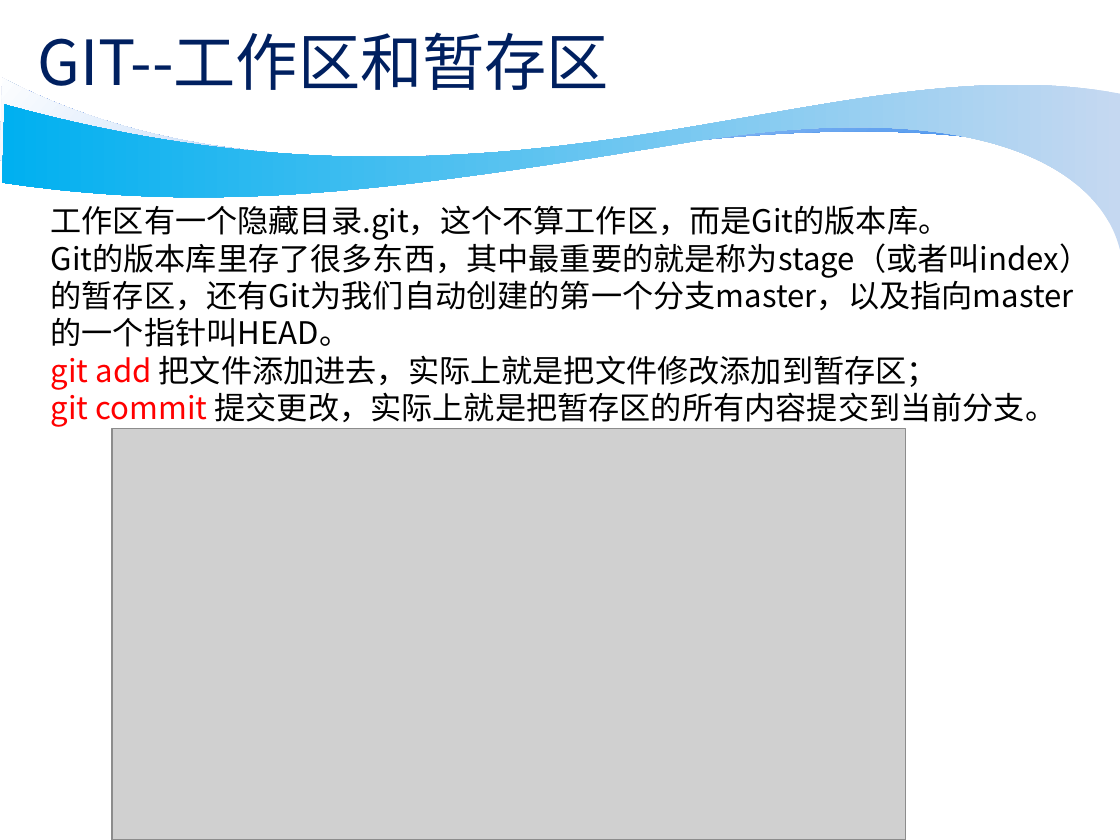
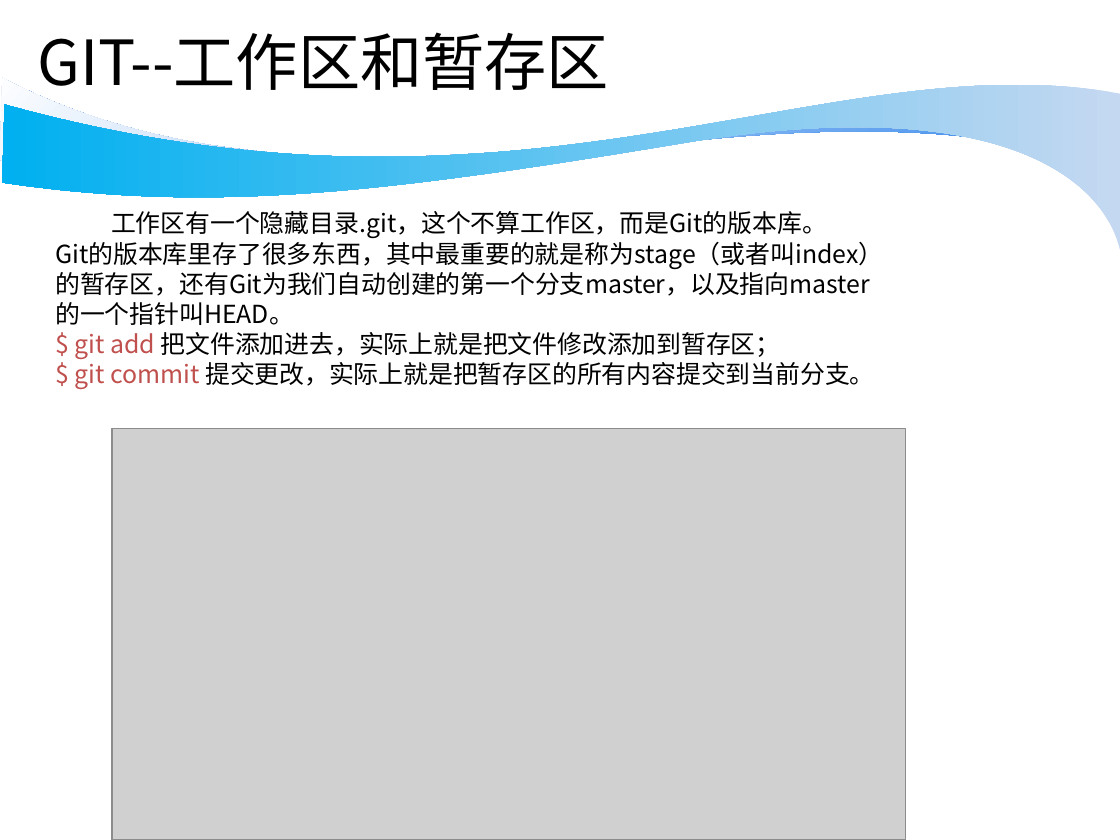
Before and after one commit to wobushixianyu/GitSkillSharing, a slide deck: slide 9 of git_skill_sharing.ppt. Drawn at 1120x840 pixels with LibreOffice and Linux fonts; fonts in the diff are those of the drawing; grey boxes stand for pictures; background and template pictures are left out. Boxes give left, top, right and bottom in pixels: in the first picture for what was removed or moved away, otherwise in the second. Text is boxed around its words. In the diff, an @@ line names an element or a change of style, - is before the commit and + after.

```diff
--- a/git_skill_sharing.ppt
+++ b/git_skill_sharing.ppt
@@ title "GIT--工作区和暂存区" at [37, 32, 609, 100]: text colour #002060 to #000000 @@
@@ text at [55, 211, 883, 325]: size 20 to 16 pt in "工作区有一个隐藏目录.git，这个不算工作区，而是Git的版本库。", "Git的版本库里存了很多东西，其中最重要的就是称为stage（或者叫index）", "的暂存区，还有Git为我们自动创建的第一个分支master，以及指向master", "的一个指针叫HEAD。" @@
@@ text at [75, 332, 875, 389]: text changed; size 20 to 16 pt @@
-git add 把文件添加进去，实际上就是把文件修改添加到暂存区；
-git commit 提交更改，实际上就是把暂存区的所有内容提交到当前分支。
+$ git add 把文件添加进去，实际上就是把文件修改添加到暂存区；
+$ git commit 提交更改，实际上就是把暂存区的所有内容提交到当前分支。
```
Also in this commit, not shown: 8 other slides changed, 24 slides added, 1 slide removed.
